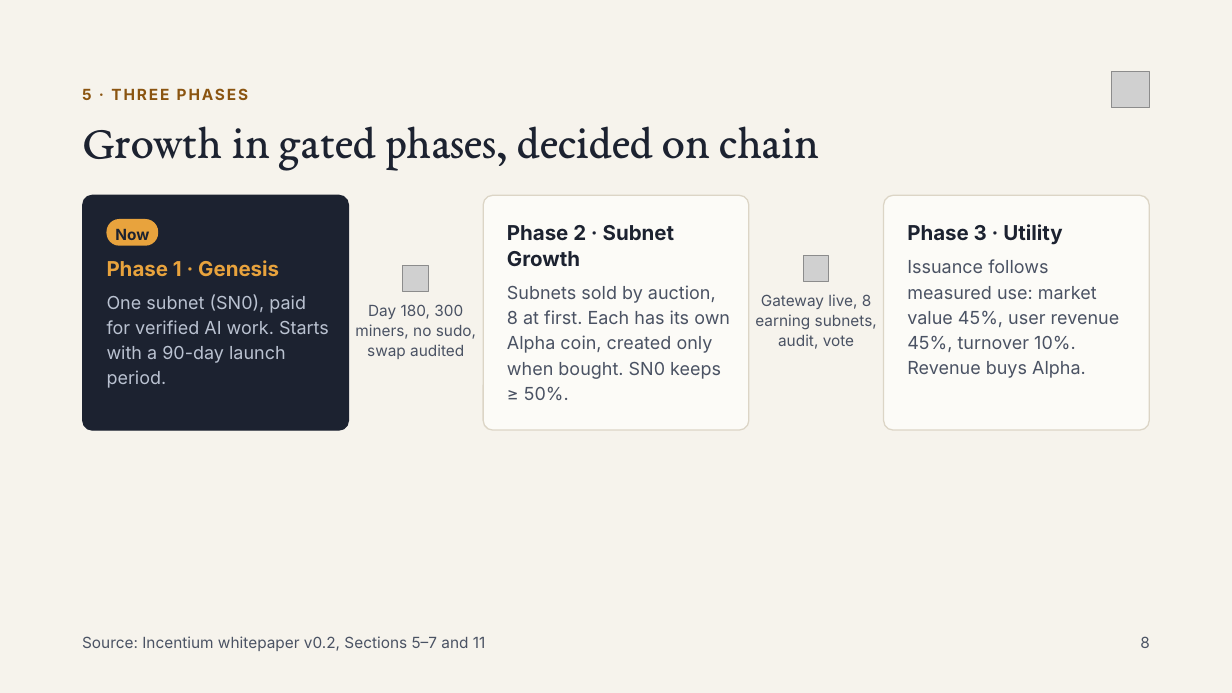
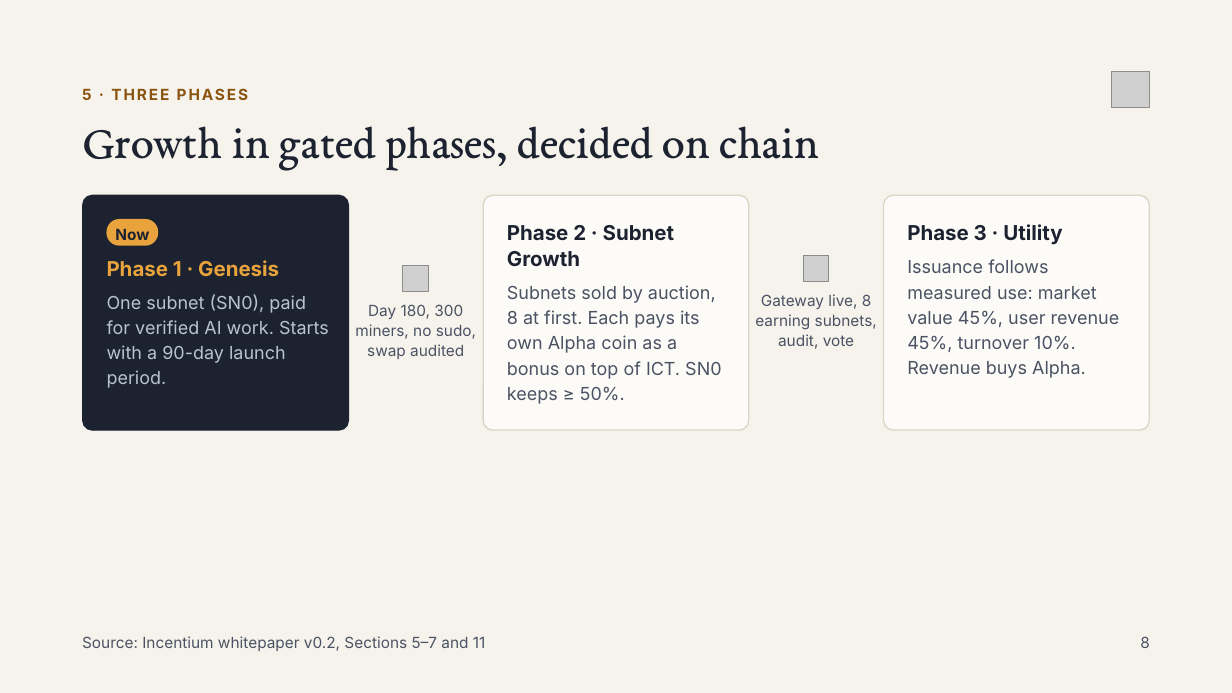
Before and after one commit to Doncoin1999/incentium-chain, a slide deck: slide 8 of site/events/incentium-introduction/incentium-introduction.pptx. Drawn at 1232x693 pixels with LibreOffice and Linux fonts; fonts in the diff are those of the drawing; grey boxes stand for pictures. Boxes give left, top, right and bottom in pixels: in the first picture for what was removed or moved away, otherwise in the second. Text is boxed around its words. In the diff, an @@ line names an element or a change of style, - is before the commit and + after.

```diff
--- a/site/events/incentium-introduction/incentium-introduction.pptx
+++ b/site/events/incentium-introduction/incentium-introduction.pptx
@@ text at [507,285,721,404]: text changed @@
-Subnets sold by auction, 8 at first. Each has its own Alpha coin, created only when bought. SN0 keeps ≥ 50%.
+Subnets sold by auction, 8 at first. Each pays its own Alpha coin as a bonus on top of ICT. SN0 keeps ≥ 50%.
```
Also in this commit, not shown: 8 other files.
